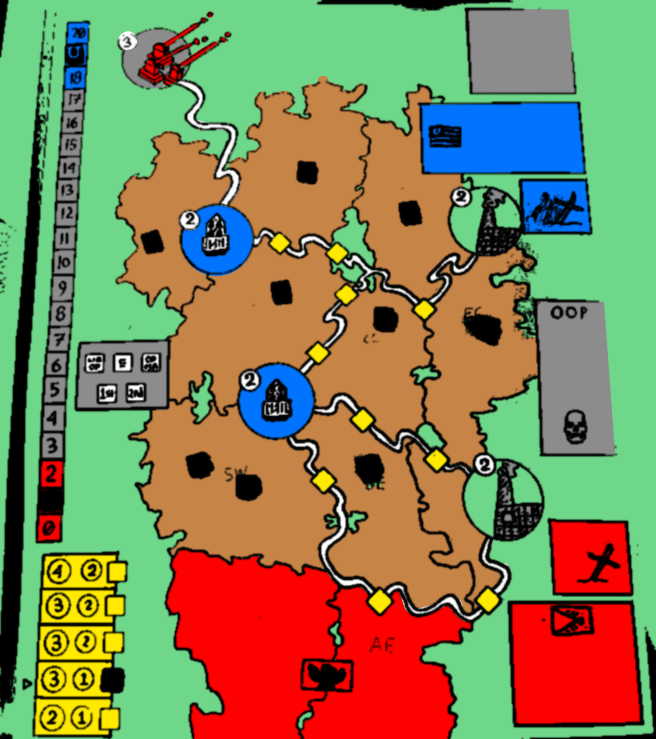
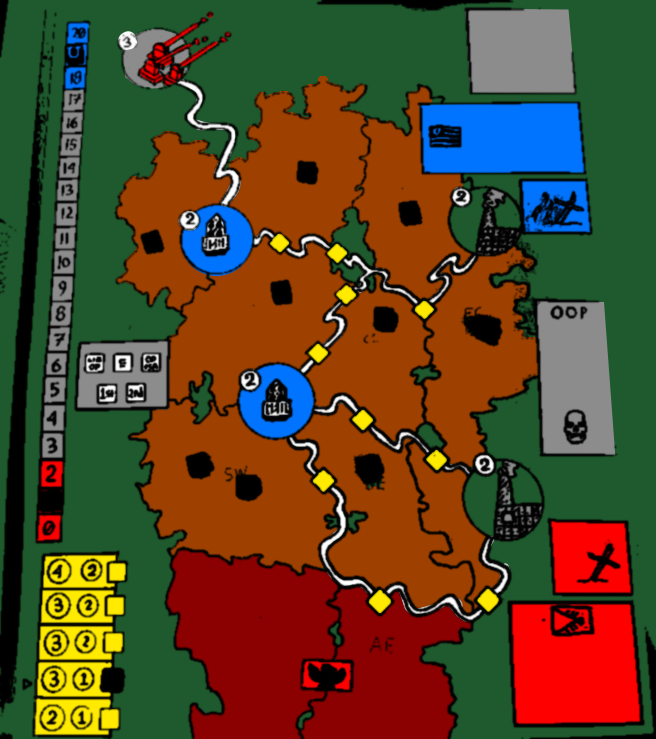
The second w=656, h=739 image is a revision of the first. Changes to its layers:
painted on "Lighten 3" over <box>458,0,656,739</box>
painted on "Lighten 2" over <box>0,0,656,739</box>
painted on "Lighten" over <box>0,0,656,739</box>
painted on "Background (pasted)" over <box>0,0,656,739</box>
painted on "Box Colors" over <box>0,0,650,739</box>
painted on "District colors" over <box>64,0,576,640</box>
added group "Aztlan" with 2 layers above "Water" over <box>64,448,512,739</box>
moved "Aztlan Colors" into group "Aztlan", painted on it over <box>64,448,512,739</box>
